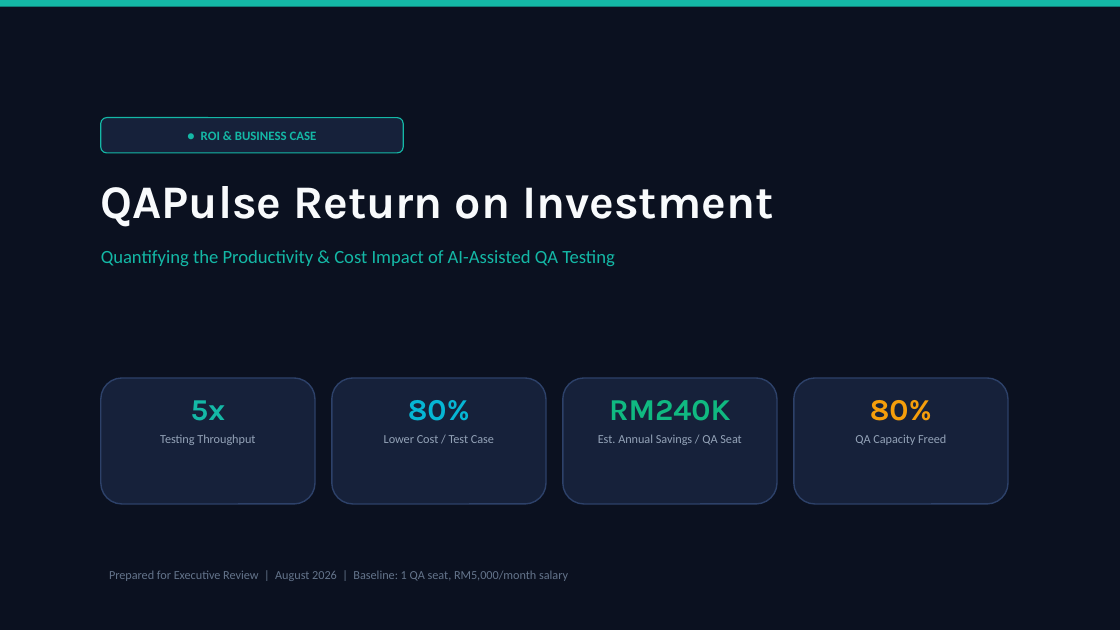
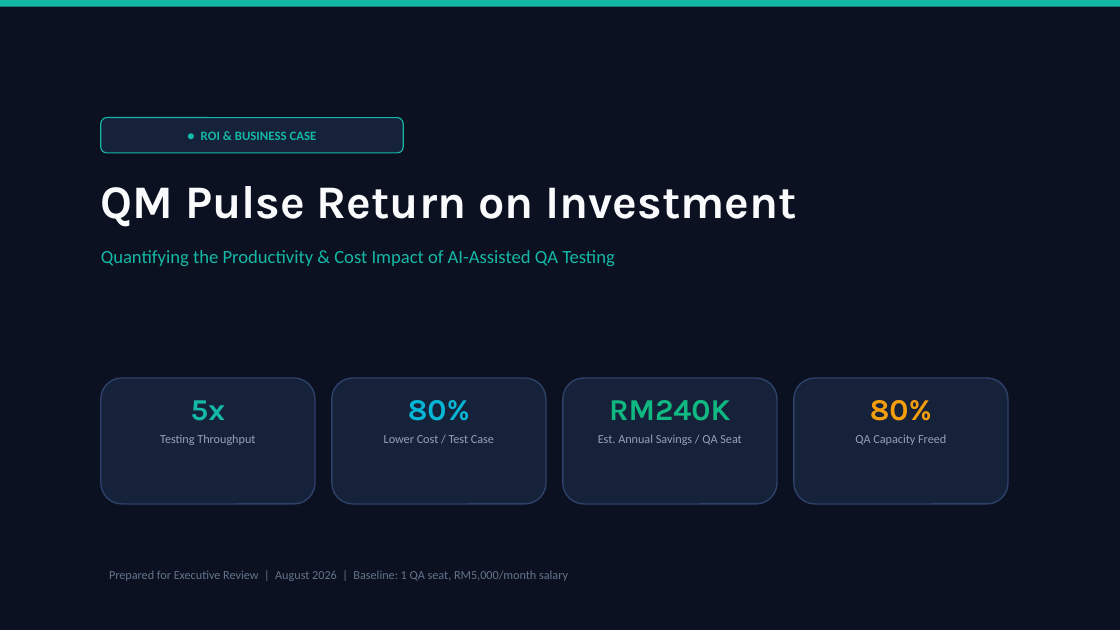
Before and after one commit to syamilsamat/QAPulse, a slide deck: slide 1 of QM_Pulse_ROI_Presentation.pptx. Drawn at 1120x630 pixels with LibreOffice and Linux fonts; fonts in the diff are those of the drawing. Boxes give left, top, right and bottom in pixels: in the first picture for what was removed or moved away, otherwise in the second. Text is boxed around its words. In the diff, an @@ line names an element or a change of style, - is before the commit and + after.

```diff
--- a/QM_Pulse_ROI_Presentation.pptx
+++ b/QM_Pulse_ROI_Presentation.pptx
@@ text at box(101, 186, 796, 227): text changed @@
-QAPulse Return on Investment
+QM Pulse Return on Investment
```
Also in this commit, not shown: 8 other slides changed, 7 other files.
